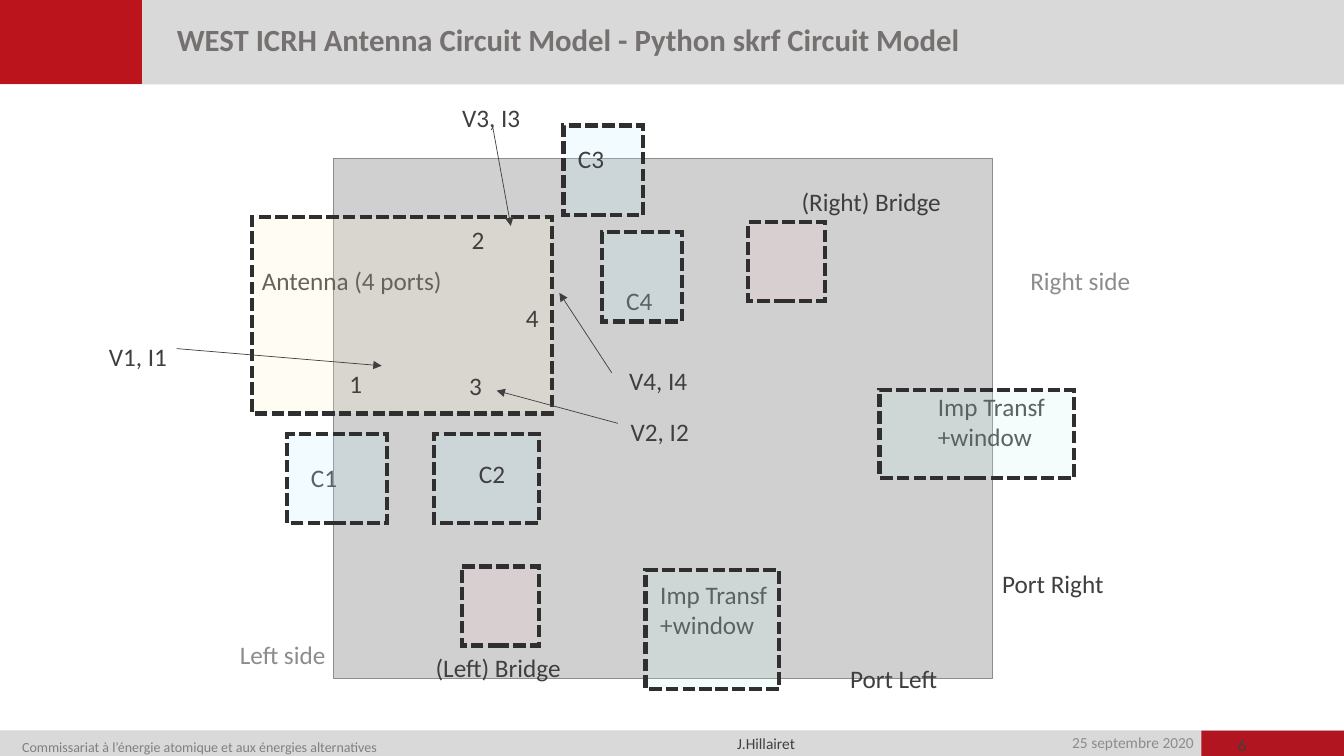
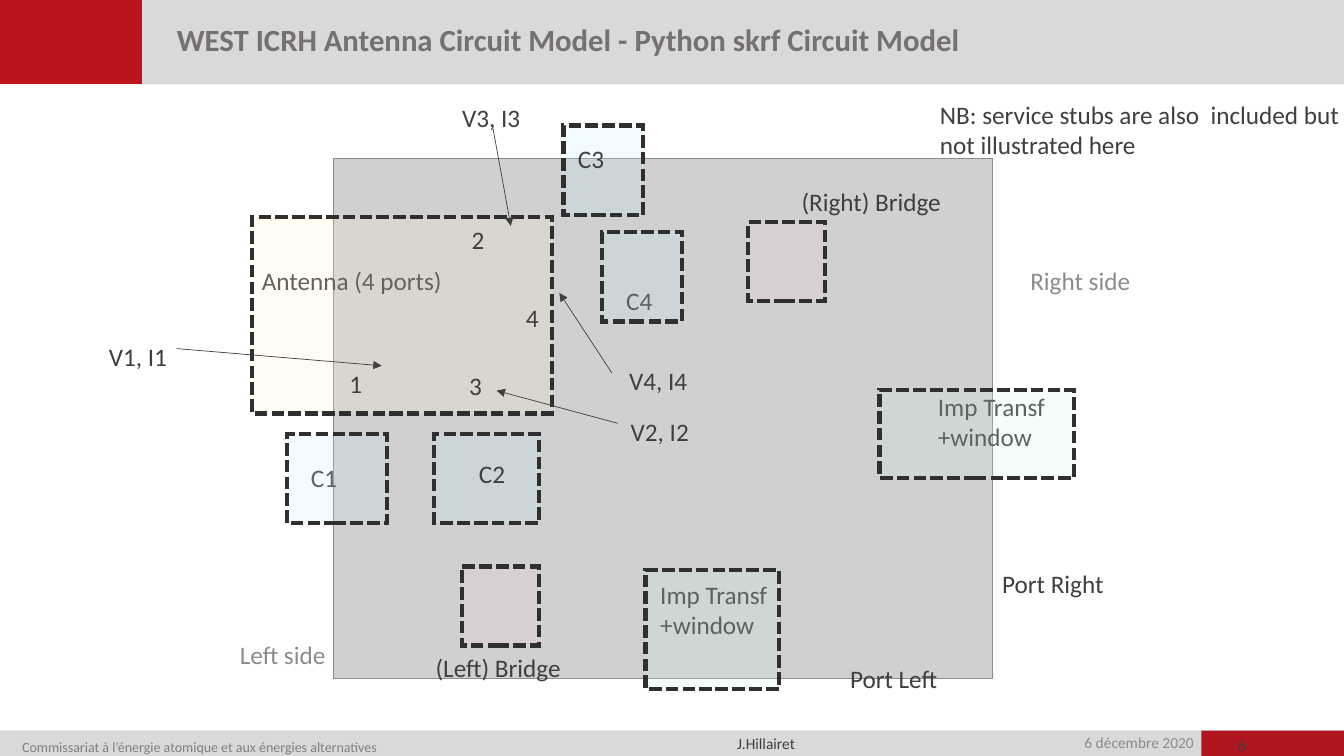
Before and after one commit to jhillairet/WEST_IC_antenna, a slide deck: slide 6 of doc/WEST_Antenna_Circuit_Model.pptx. Drawn at 1344x756 pixels with LibreOffice and Linux fonts; fonts in the diff are those of the drawing; grey boxes stand for pictures; background and template pictures are left out. Boxes give left, top, right and bottom in pixels: in the first picture for what was removed or moved away, otherwise in the second. Text is boxed around its words. In the diff, an @@ line names an element or a change of style, - is before the commit and + after.

```diff
--- a/doc/WEST_Antenna_Circuit_Model.pptx
+++ b/doc/WEST_Antenna_Circuit_Model.pptx
@@ text added at (940,106,1339,160), 18 pt, text #3F3F3F @@
+NB: service stubs are also included but
+not illustrated here
@@ text at (1084,737,1193,748): text changed @@
-25 septembre 2020
+6 décembre 2020
```
Also in this commit, not shown: 6 other slides changed, 1 slide added, 3 slides removed, 8 other files.
